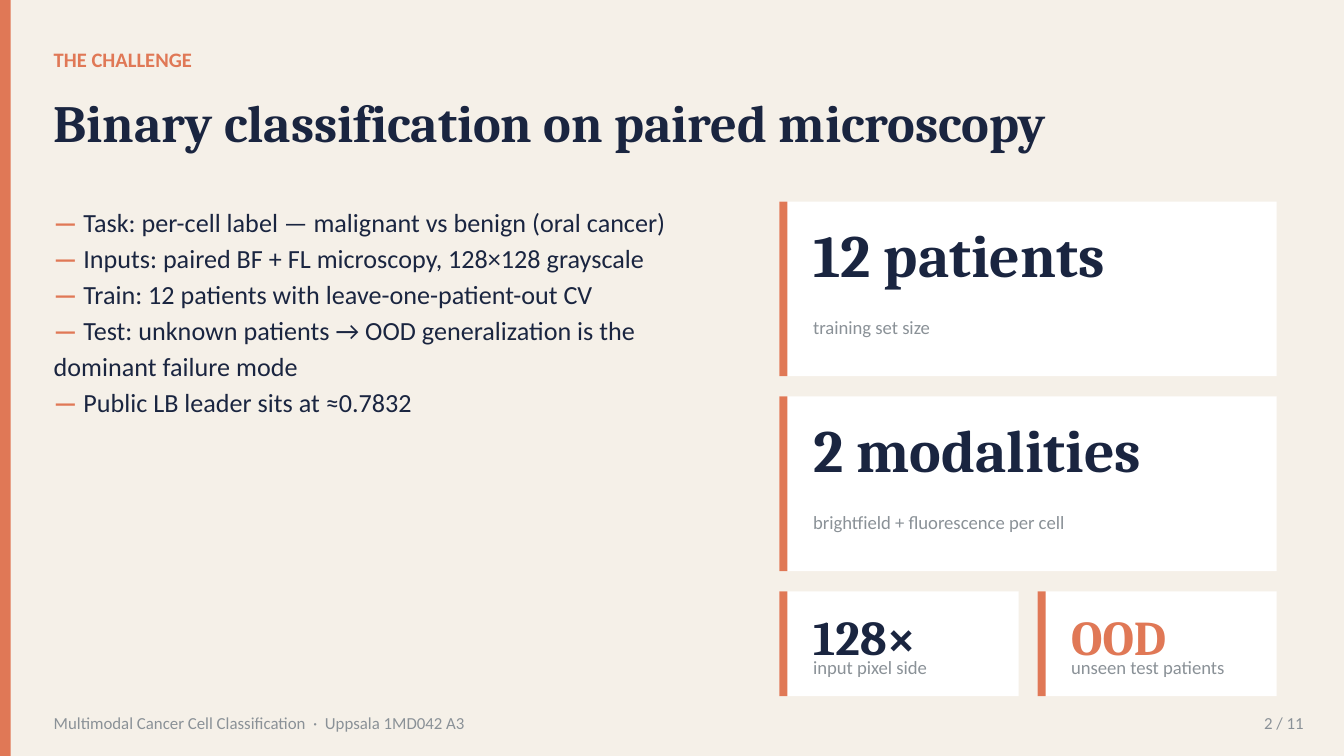
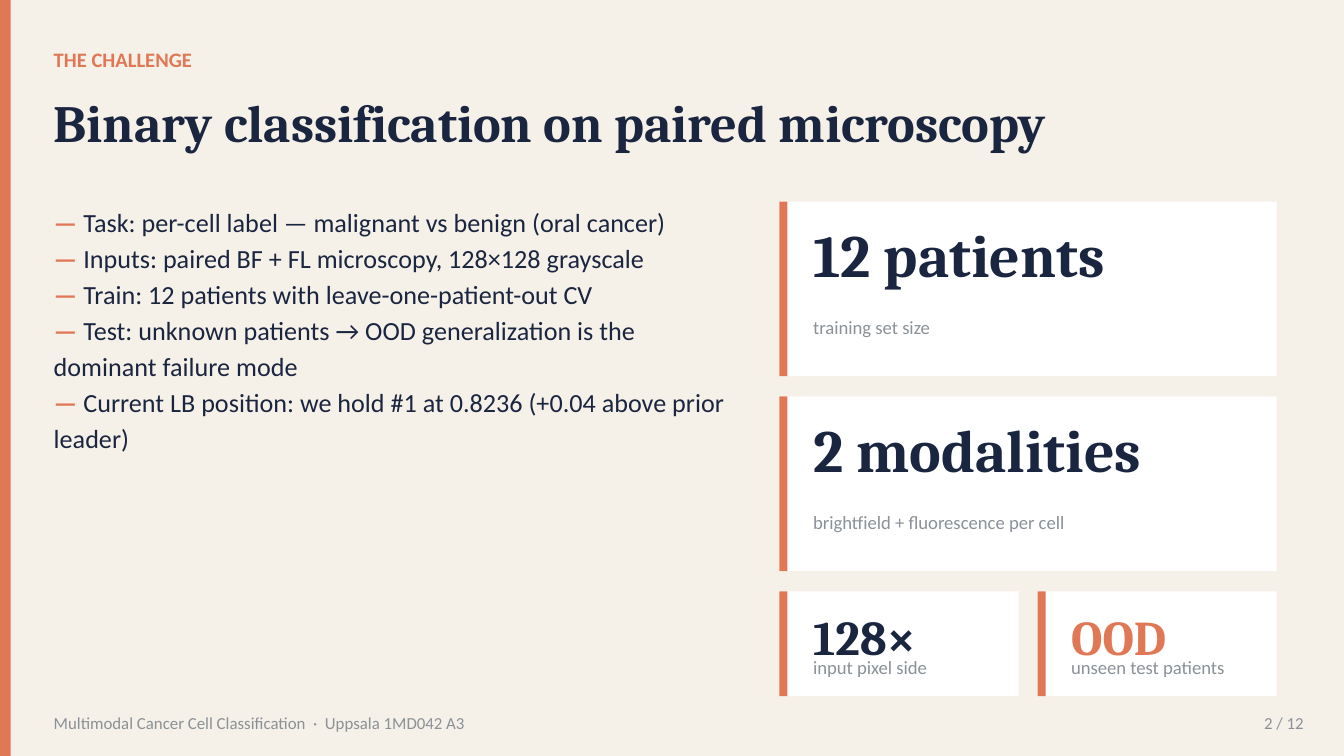
Before and after one commit to rafallex/multimodal-microscopy-distillation, a slide deck: slide 2 of presentation/A3_cancer_challenge.pptx. Drawn at 1344x756 pixels with LibreOffice and Linux fonts; fonts in the diff are those of the drawing. Boxes give left, top, right and bottom in pixels: in the first picture for what was removed or moved away, otherwise in the second. Text is boxed around its words. In the diff, an @@ line names an element or a change of style, - is before the commit and + after.

```diff
--- a/presentation/A3_cancer_challenge.pptx
+++ b/presentation/A3_cancer_challenge.pptx
@@ text at (54, 393, 724, 452): text changed @@
-— Public LB leader sits at ≈0.7832
+— Current LB position: we hold #1 at 0.8236 (+0.04 above prior leader)
@@ text at (1264, 718, 1304, 729): text changed @@
-2 / 11
+2 / 12
```
Also in this commit, not shown: 10 other slides changed, 1 slide added, 26 other files.
